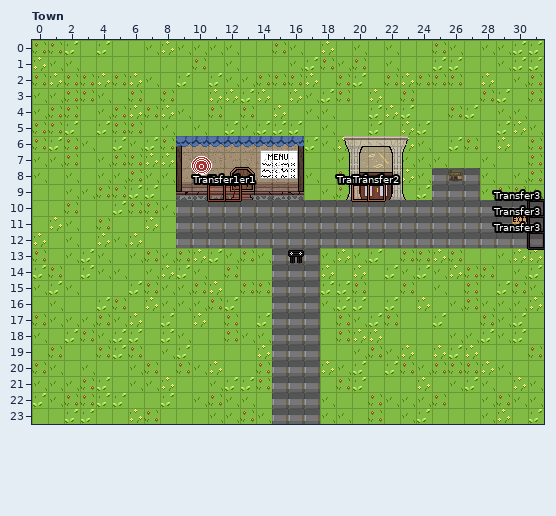
Level history. LDtk project: assets/maps/town.ldtk. Above is the file before it was changed.
Cells are 16x16 px. Shown: Town x 0..31, y 0..23.
New version:
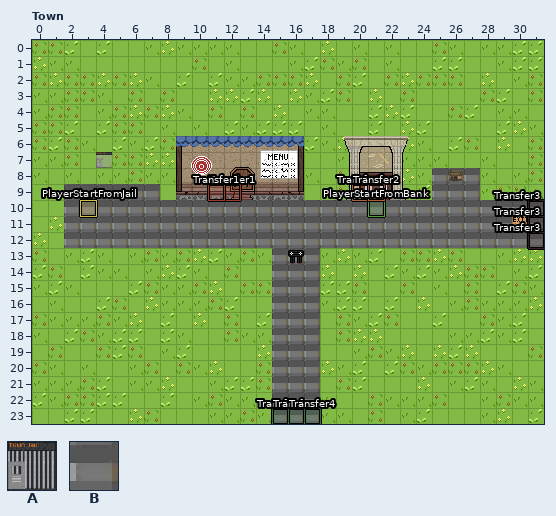
Key: from "Jail": A 0; from "Road": B 1 "Road".
_ is an empty cell.
Objects are placed by their top-left corner, in cells (3,4 is the top-left corner of cell 3,4); size is 1x1 cell unless given.
Diff:
Layer "Road":
y 9: x 2..7 ______ -> BBBBBB
y 10..12: x 2..8 _______ -> BBBBBBB
Layer "Entities":
added: A "Jail" at 4,7
added: "PlayerStartFromBank" rectangle at 21,10
added: "PlayerStartFromJail" rectangle at 3,10
added: "Transfer4" rectangle at 15,23
added: "Transfer4" rectangle at 16,23
added: "Transfer4" rectangle at 17,23
